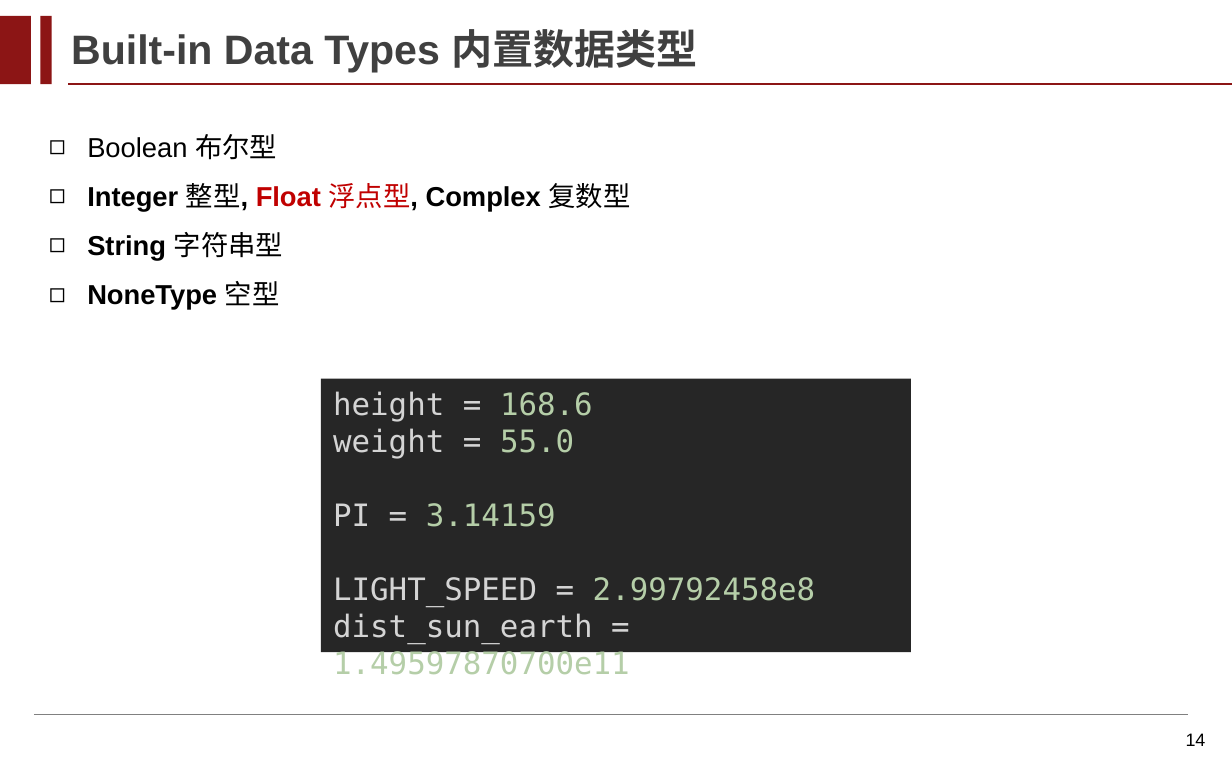
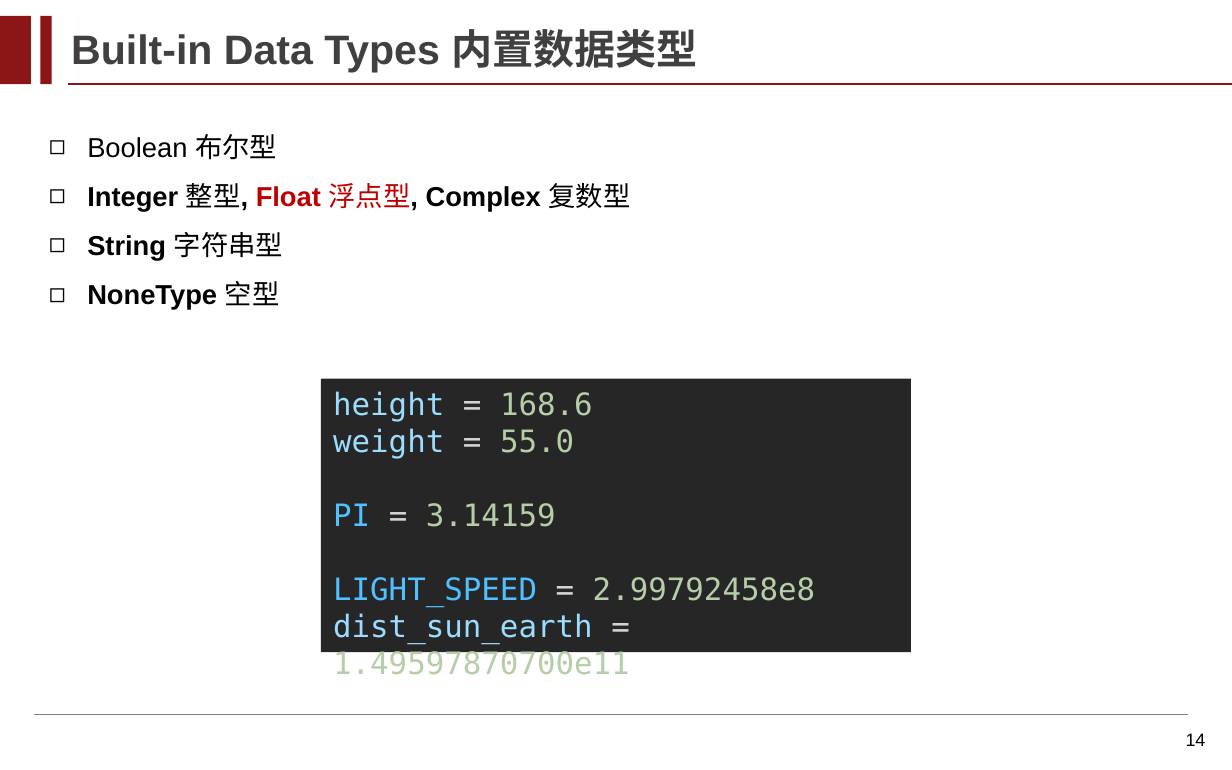
Before and after one commit to Peng-shhe/Advanced-Programming, a slide deck: slide 14 of 课件/Lecture_03_Data_Types_and_Expression.pptx. Drawn at 1232x770 pixels with LibreOffice and Linux fonts; fonts in the diff are those of the drawing; background and template pictures are left out. Boxes give left, top, right and bottom in pixels: in the first picture for what was removed or moved away, otherwise in the second. Text is boxed around its words. In the diff, an @@ line names an element or a change of style, - is before the commit and + after.

```diff
--- a/课件/Lecture_03_Data_Types_and_Expression.pptx
+++ b/课件/Lecture_03_Data_Types_and_Expression.pptx
@@ rectangle "height = 168.6" at (322,378,912,652): text colour #D4D4D4 to #9CDCFE in "height", "weight", "dist_sun_earth"; text colour #D4D4D4 to #4FC1FF in "PI", "LIGHT_SPEED" @@
```
Also in this commit, not shown: 5 other slides changed, 16 slides added, 3 other files.
